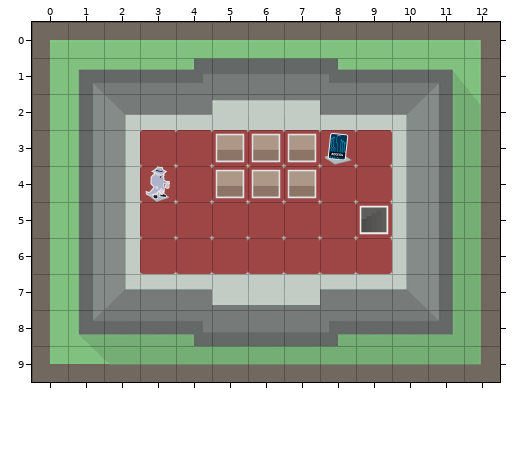
Tiled map, stored at src/resources/maps/new-story/level-1-floor-1.tmx. This is how it looked before the edit.
Cells are 76x76 px. Shown: x 0..12, y 0..9. Tiles whose own drawing changed are shown in their newer look in all pictures.
The same view after the edit:
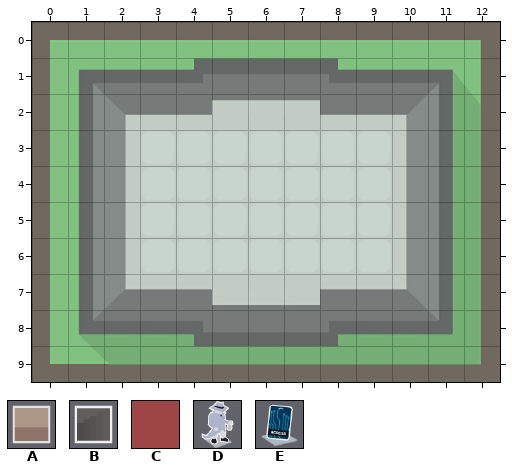
Key: from "tiles": A 0, B 1, C 5, D 7, E 9.
_ is an empty cell.
From old to new:
Layer "Ground" (now hidden):
The edit erases tile C in rows 3 to 6 at x 3 to 9.
Layer "Foreground" (now hidden):
The edit erases tile A in rows 3 to 4 at x 5 to 7.
The edit erases tile B in row 5 at x 9.
The edit erases tile D in row 4 at x 3.
The edit erases tile E in row 3 at x 8.
Pixel boxes of the changes (left, top, right, bottom) in both pictures:
removed: (140, 130, 392, 274)
